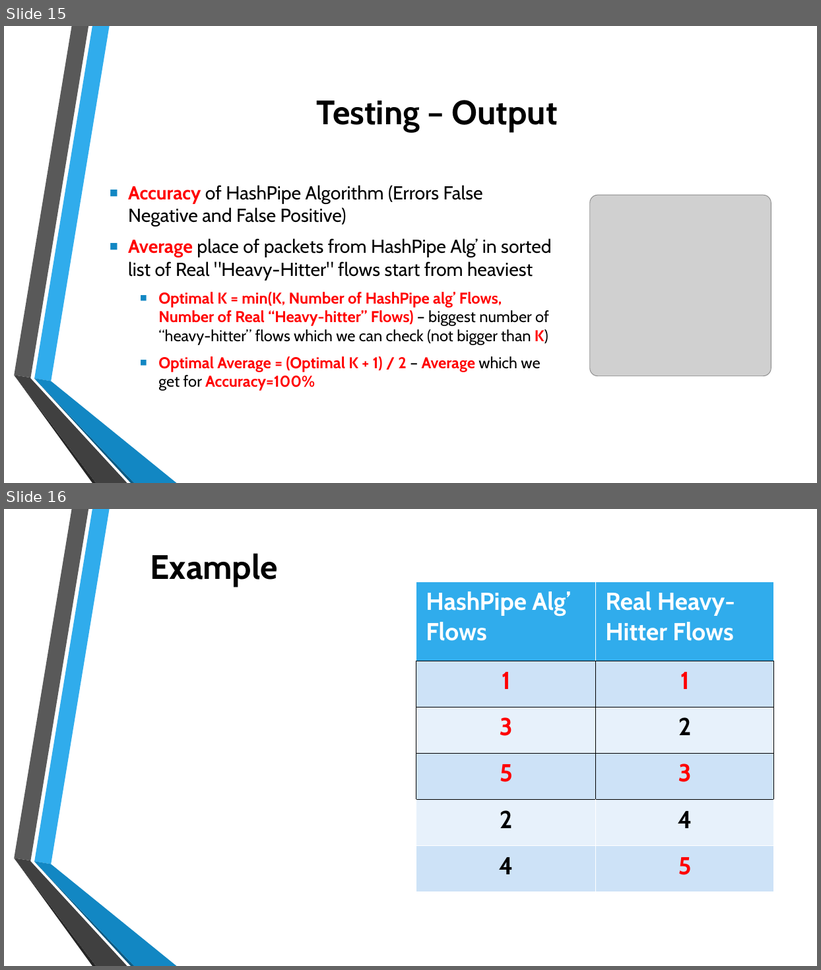
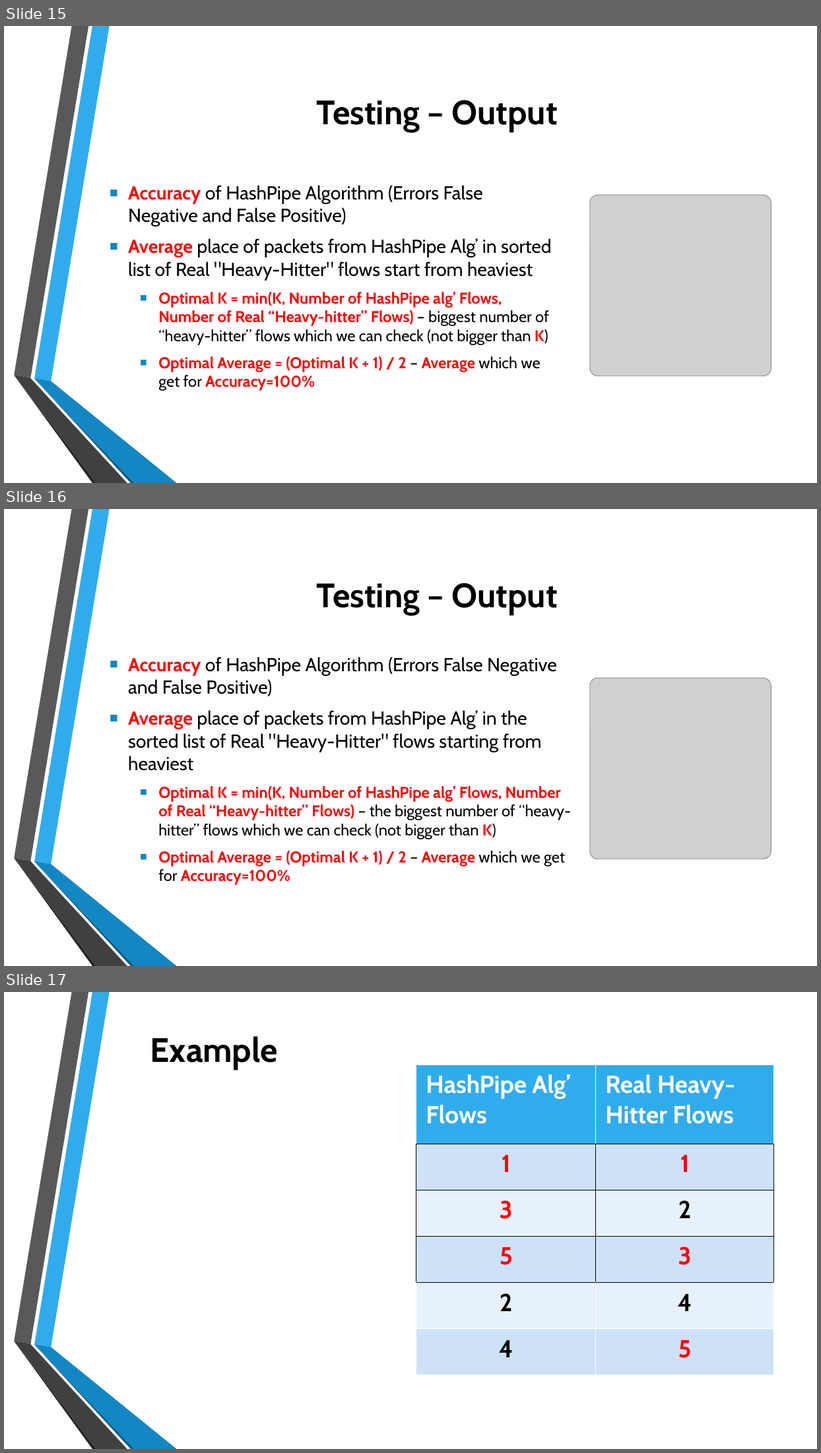
Before and after one commit to YeLiubchyk/Heavy-Hitter-Detection-on-SmartNIC, a slide deck: Presentation.pptx. Shown one above the other, each under a label of ours: slides 15 and 16 before the commit, slides 15, 16 and 17 after it. The pictures are 821x970 and 821x1453 pixels, drawn with LibreOffice and Linux fonts; fonts in the diff are those of the drawing; grey boxes stand for pictures; background and template pictures are left out. Boxes give left, top, right and bottom in pixels: in the first picture for what was removed or moved away, otherwise in the second. Text is boxed around its words. In the diff, an @@ line names an element or a change of style, - is before the commit and + after.

```diff
--- a/Presentation.pptx
+++ b/Presentation.pptx
@@ slide 16 added at <box>4,509,817,966</box>, background picture (left out); not listed: 6 template elements that a slide beside it also shows @@
@@ title added at <box>317,583,558,615</box>, 40 pt, text #000000, bold @@
+Testing – Output
@@ text added at <box>128,657,571,885</box>, 18.5 pt, text #000000 @@
+▪ Accuracy of HashPipe Algorithm (Errors False Negative and False Positive)
+▪ Average place of packets from HashPipe Alg’ in the sorted list of Real "Heavy-Hitter" flows starting from heaviest
+  ▪ Optimal K = min(K, Number of HashPipe alg’ Flows, Number of Real “Heavy-hitter” Flows) – the biggest number of “heavy-hitter” flows which we can check (not bigger than K)
+  ▪ Optimal Average = (Optimal K + 1) / 2 – Average which we get for Accuracy=100%
@@ picture added at <box>590,678,772,859</box> @@
@@ what was slide 16 is now slide 17 @@
```
Also in this commit, not shown: 2 other files.
